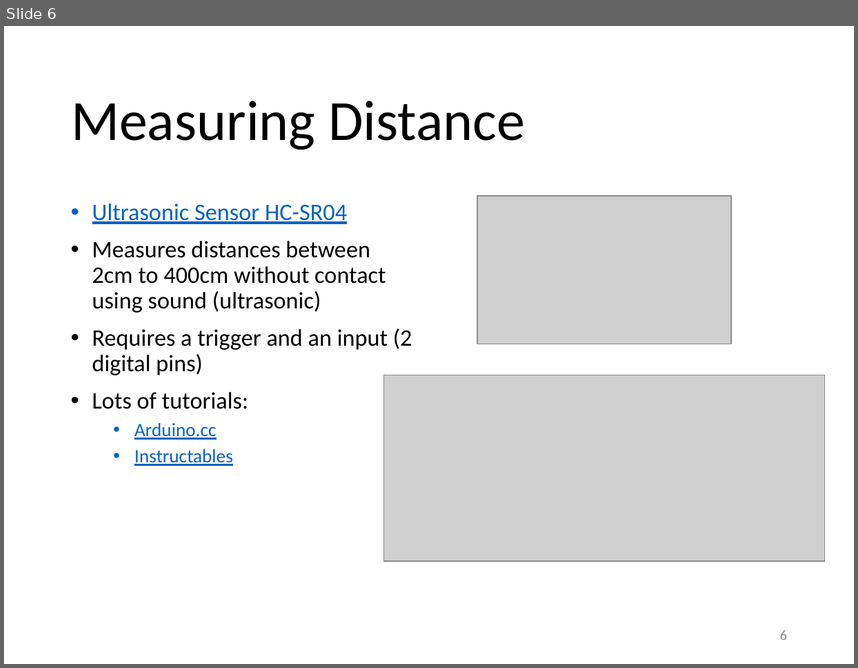
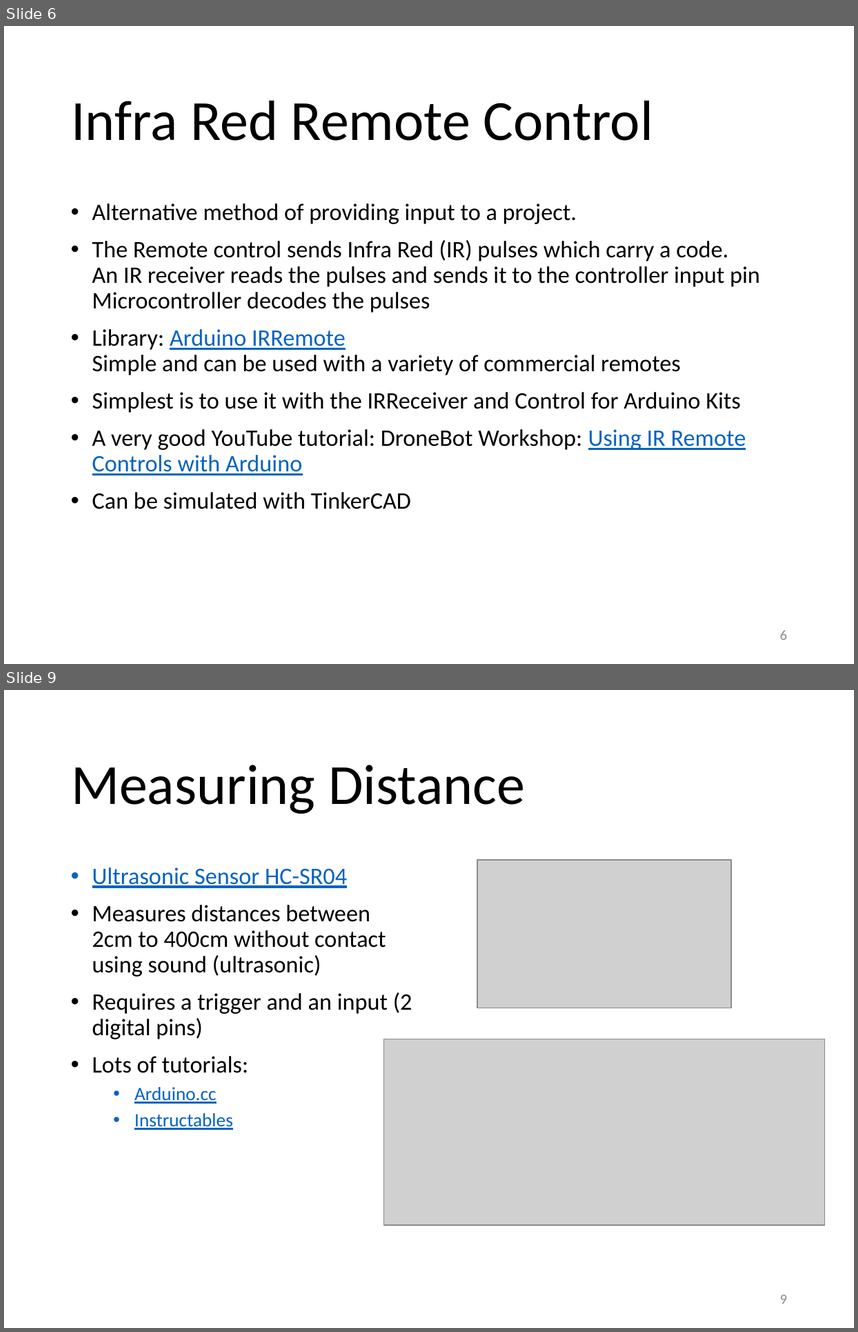
Before and after one commit to RDorville/digfab, a slide deck: presentations/ep1000_sensors/ep1000_sensors.pptx. Shown one above the other, each under a label of ours: slide 6 before the commit, slides 6 and 9 after it; the slides between them are not shown. The pictures are 858x668 and 858x1332 pixels, drawn with LibreOffice and Linux fonts; fonts in the diff are those of the drawing; grey boxes stand for pictures; background and template pictures are left out. Boxes give left, top, right and bottom in pixels: in the first picture for what was removed or moved away, otherwise in the second. Text is boxed around its words. In the diff, an @@ line names an element or a change of style, - is before the commit and + after.

```diff
--- a/presentations/ep1000_sensors/ep1000_sensors.pptx
+++ b/presentations/ep1000_sensors/ep1000_sensors.pptx
@@ slide 6 added at [4, 26, 854, 664], background #FFFFFF @@
@@ title added at [71, 101, 653, 141], 48 pt, text #000000 @@
+Infra Red Remote Control
@@ text added at [92, 203, 760, 509], 20 pt, text #000000 @@
+• Alternative method of providing input to a project.
+• The Remote control sends Infra Red (IR) pulses which carry a code.
+  An IR receiver reads the pulses and sends it to the controller input pin
+  Microcontroller decodes the pulses
+• Library: Arduino IRRemote
+  Simple and can be used with a variety of commercial remotes
+• Simplest is to use it with the IRReceiver and Control for Arduino Kits
+• A very good YouTube tutorial: DroneBot Workshop: Using IR Remote Controls with Arduino
+• Can be simulated with TinkerCAD
@@ page number added at [780, 630, 787, 639], 12 pt, text #8C8C8C @@
+6
@@ what was slide 6 is now slide 9 @@
@@ page number at [780, 1294, 787, 1303]: text changed @@
-6
+9
```
Also in this commit, not shown: 3 other slides added, 7 other files.
